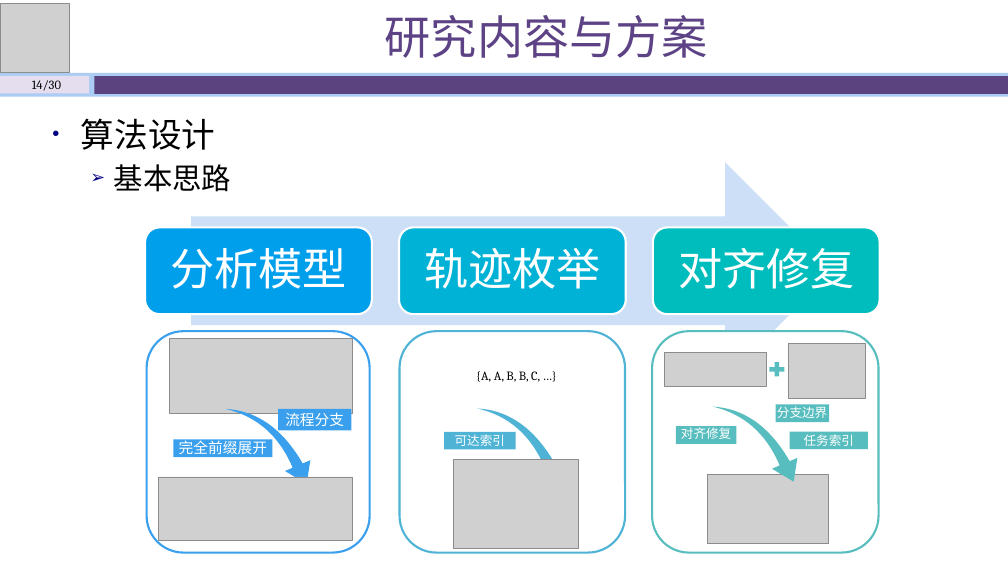
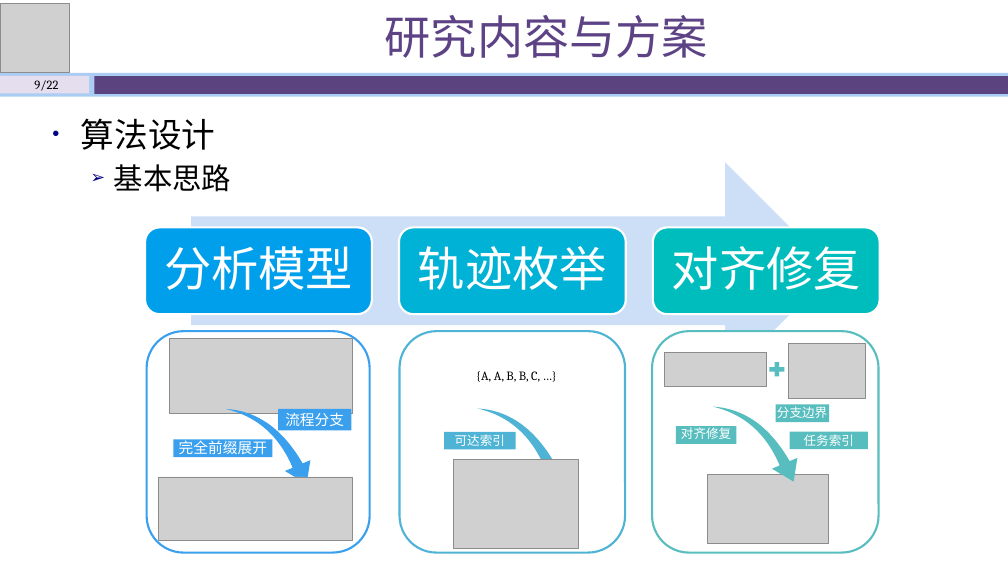
Before and after one commit to shawn47/0930, a slide deck: slide 9 of 开题答辩930.pptx (slide 14 before the commit). Drawn at 1008x567 pixels with LibreOffice and Linux fonts; fonts in the diff are those of the drawing; grey boxes stand for pictures. Boxes give left, top, right and bottom in pixels: in the first picture for what was removed or moved away, otherwise in the second. Text is boxed around its words. In the diff, an @@ line names an element or a change of style, - is before the commit and + after.

```diff
--- a/开题答辩930.pptx
+++ b/开题答辩930.pptx
@@ text at bbox=[34, 80, 58, 91]: text changed @@
-14/30
+9/22
@@ size 42 to 45 pt; more space between paragraphs in 3 elements at bbox=[164, 246, 353, 290], bbox=[418, 246, 607, 290], bbox=[672, 246, 861, 290] @@
```
Also in this commit, not shown: 20 other slides changed, 8 slides removed, 26 other files.
